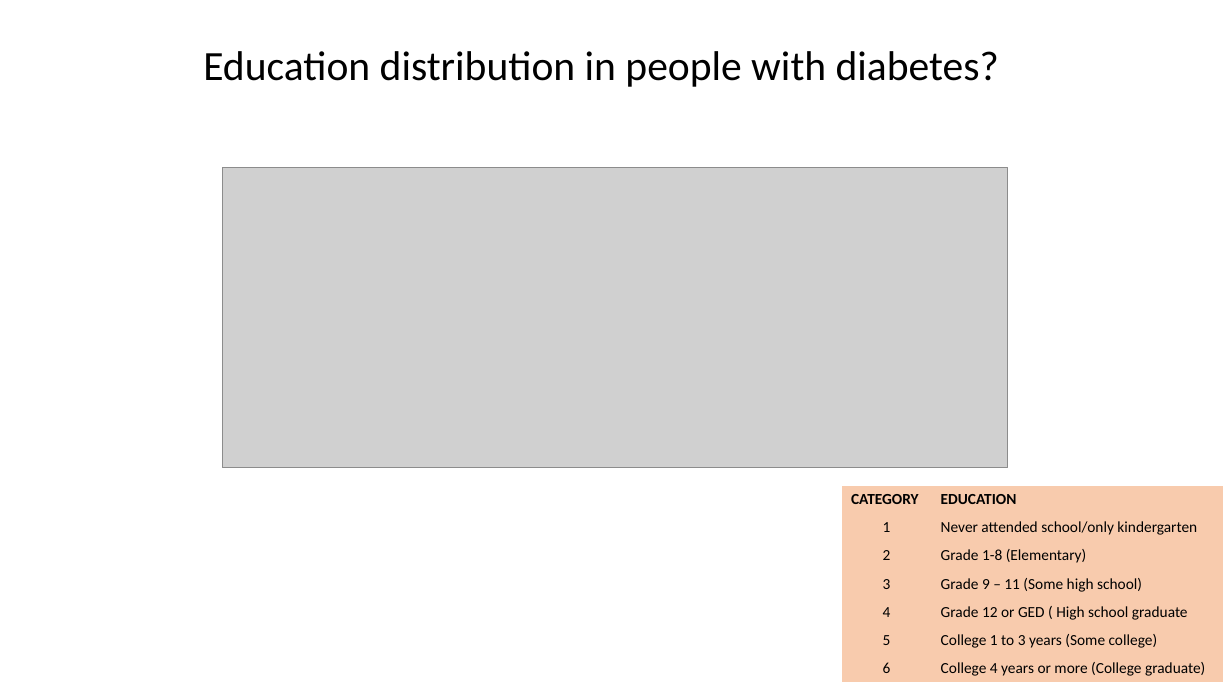
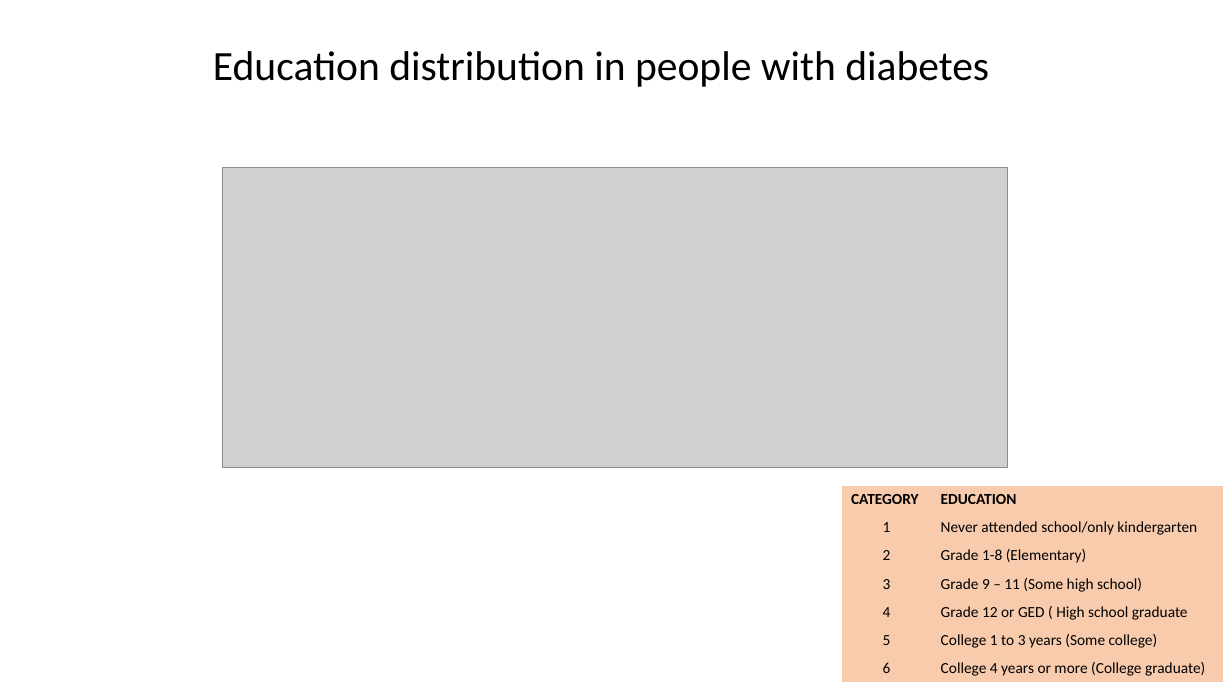
Before and after one commit to Isabel-gt/Final_Project, a slide deck: slide 14 of Diabetes_Predictions.pptx. Drawn at 1232x693 pixels with LibreOffice and Linux fonts; fonts in the diff are those of the drawing; grey boxes stand for pictures; background and template pictures are left out. Boxes give left, top, right and bottom in pixels: in the first picture for what was removed or moved away, otherwise in the second. Text is boxed around its words. In the diff, an @@ line names an element or a change of style, - is before the commit and + after.

```diff
--- a/Diabetes_Predictions.pptx
+++ b/Diabetes_Predictions.pptx
@@ title at bbox=[213, 51, 989, 87]: text changed @@
-Education distribution in people with diabetes?
+Education distribution in people with diabetes
```
Also in this commit, not shown: 3 other slides changed.
